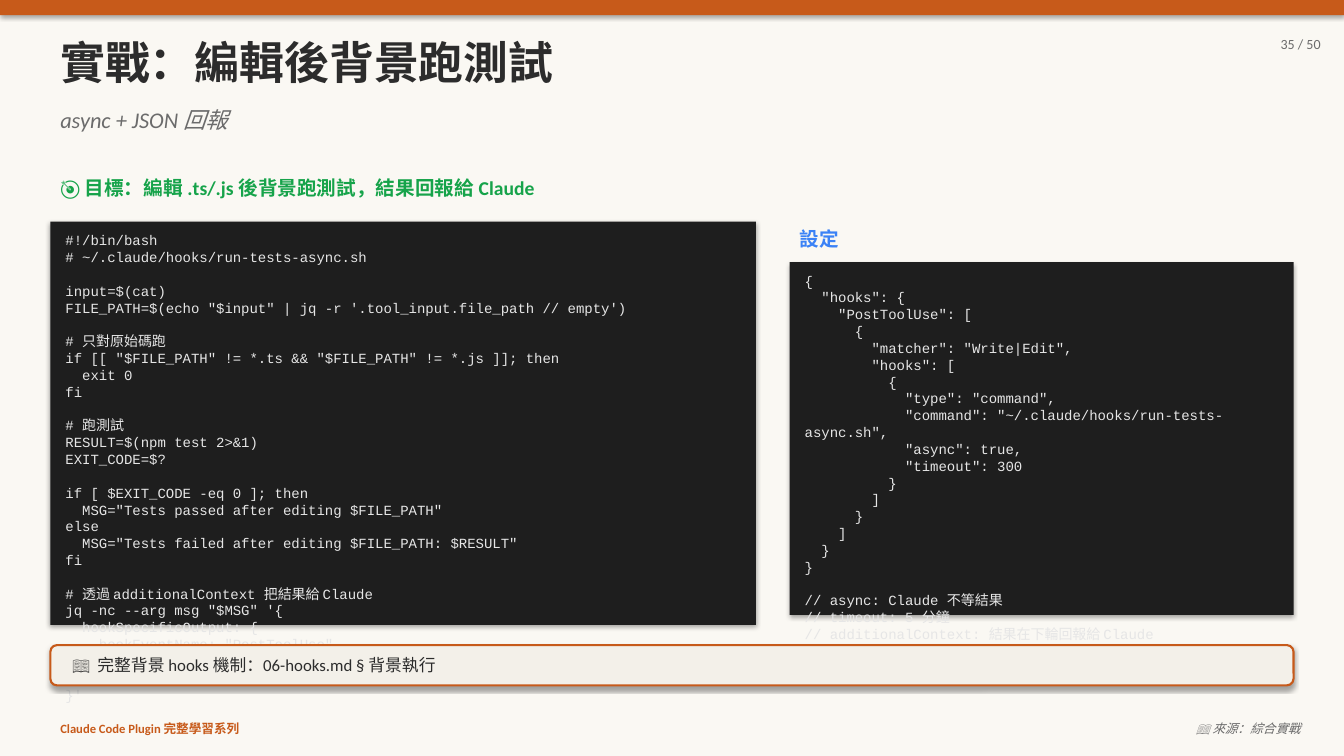
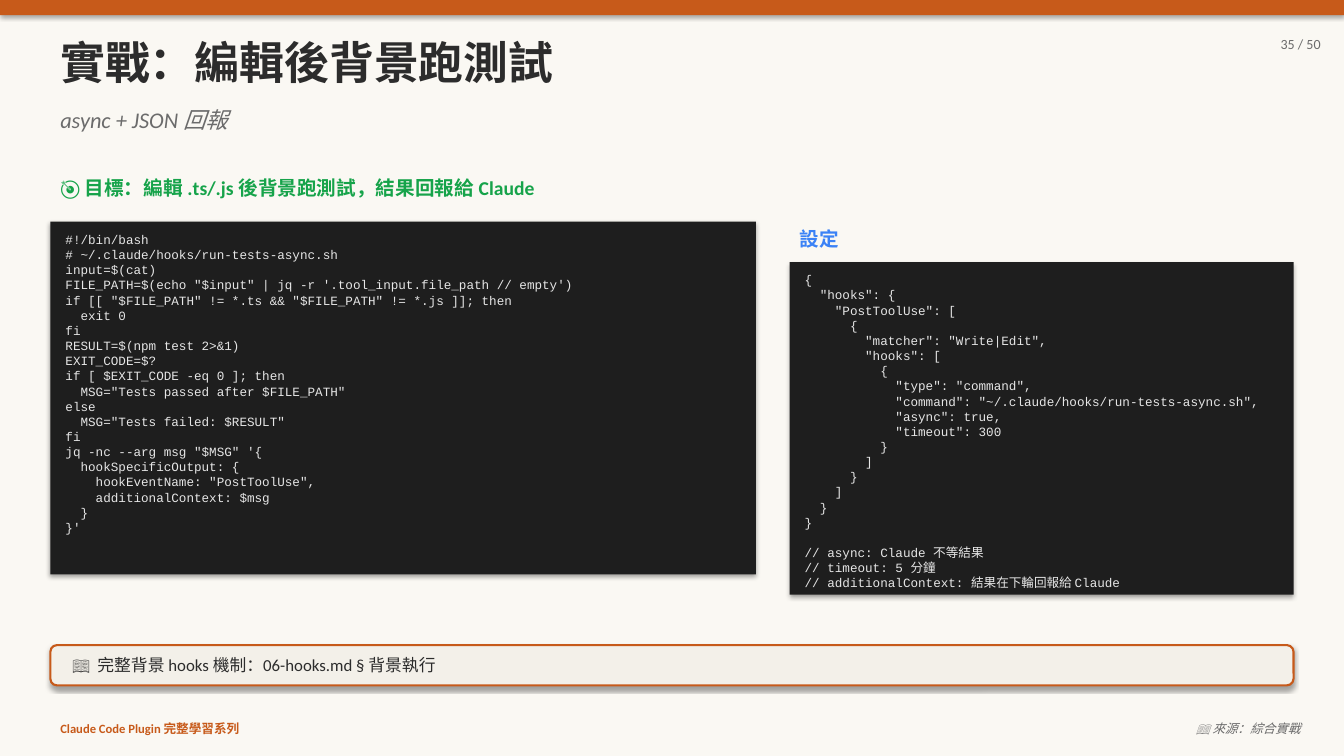
Before and after one commit to kcf7012/pi-proj, a slide deck: slide 35 of 06-hooks.pptx. Drawn at 1344x756 pixels with LibreOffice and Linux fonts; fonts in the diff are those of the drawing. Boxes give left, top, right and bottom in pixels: in the first picture for what was removed or moved away, otherwise in the second. Text is boxed around its words. In the diff, an @@ line names an element or a change of style, - is before the commit and + after.

```diff
--- a/06-hooks.pptx
+++ b/06-hooks.pptx
@@ rectangle: place and size @@
-rectangle at [50,222,756,625]
+rectangle at [50,222,756,575]
@@ text at [65,235,572,505]: size 10 to 9 pt in "#!/bin/bash", "# ~/.claude/hooks/run-tests-async.sh", "input=$(cat)", "FILE_PATH=$(echo "$input" | jq -r '.tool_input.file_path // ..." and 14 more places @@
@@ text "{" at [820,290,1259,588]: size 10 to 9 pt @@
@@ rectangle: place and size @@
-rectangle at [789,262,1294,615]
+rectangle at [789,262,1294,595]
@@ text at [82,334,166,347]: paragraph removed @@
-# 只對原始碼跑
@@ text at [81,387,345,399]: text changed; size 10 to 9 pt @@
-MSG="Tests passed after editing $FILE_PATH"
+MSG="Tests passed after $FILE_PATH"
@@ text at [81,417,285,427]: text changed; size 10 to 9 pt @@
-MSG="Tests failed after editing $FILE_PATH: $RESULT"
+MSG="Tests failed: $RESULT"
@@ text at [82,418,124,431]: paragraph removed @@
-# 跑測試
@@ text at [82,587,373,600]: paragraph removed @@
-# 透過 additionalContext 把結果給 Claude
```
Also in this commit, not shown: 2 other slides changed, 3 other files.
